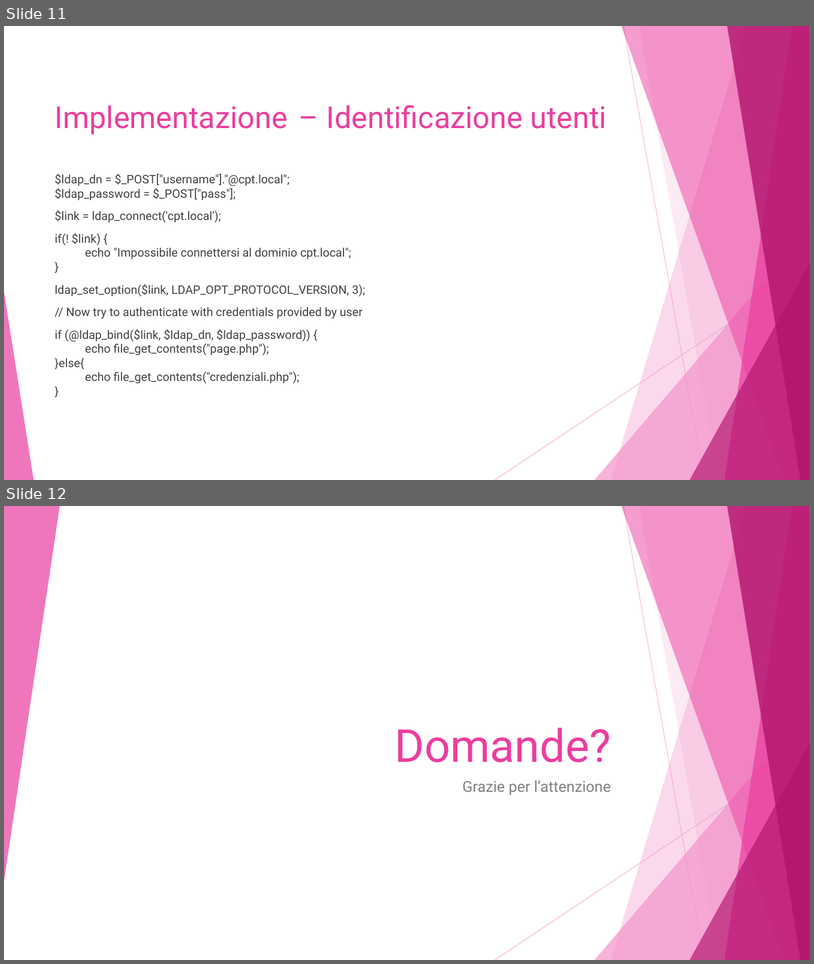
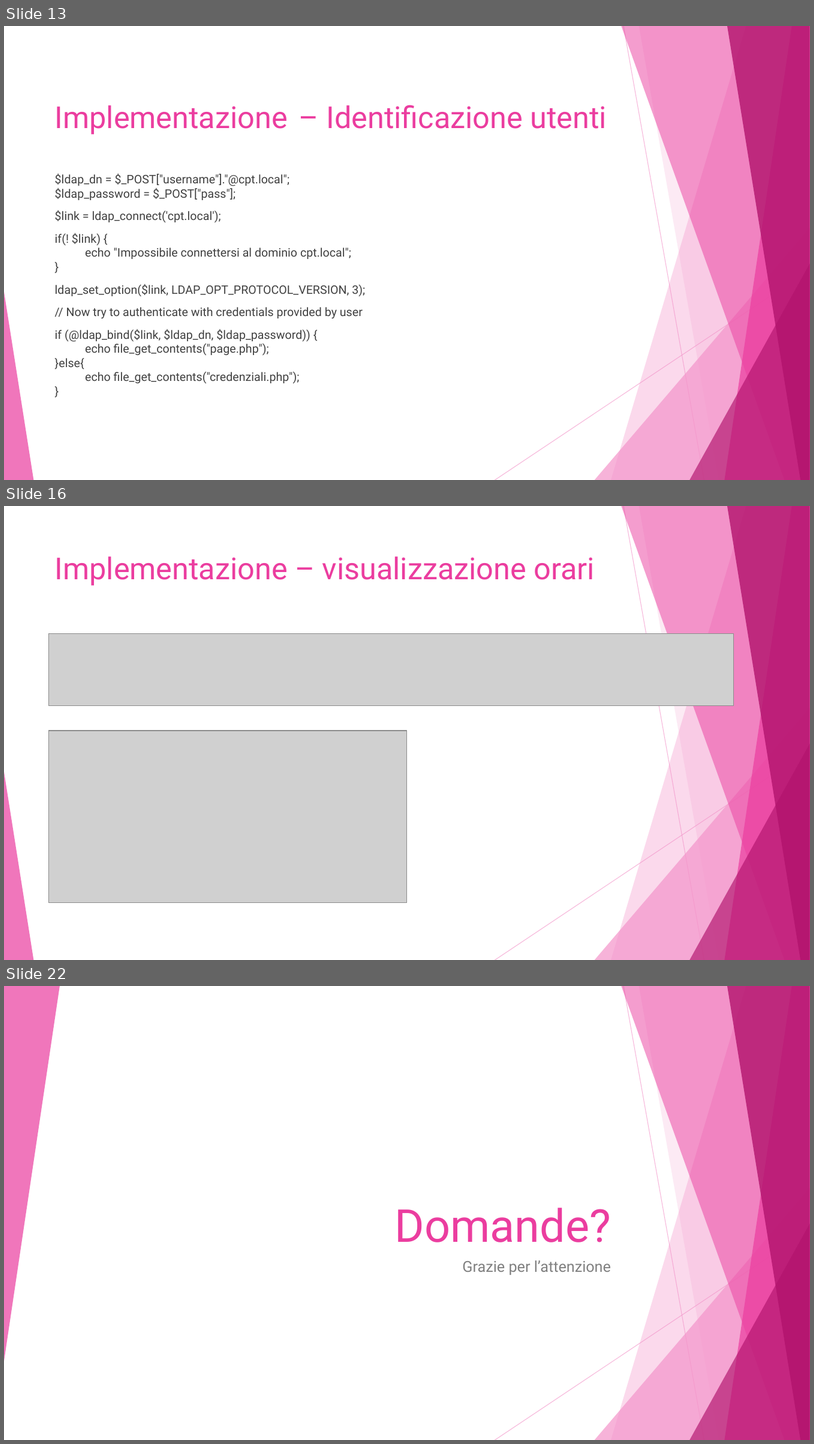
Before and after one commit to alessiax8/Info-Kiosk, a slide deck: Documenti/presentazione_info_kiosk.pptx. Shown one above the other, each under a label of ours: slides 11 and 12 before the commit, slides 13, 16 and 22 after it; the slides between them are not shown. The pictures are 814x964 and 814x1444 pixels, drawn with LibreOffice and Linux fonts; fonts in the diff are those of the drawing; grey boxes stand for pictures. Boxes give left, top, right and bottom in pixels: in the first picture for what was removed or moved away, otherwise in the second. Text is boxed around its words. In the diff, an @@ line names an element or a change of style, - is before the commit and + after.

```diff
--- a/Documenti/presentazione_info_kiosk.pptx
+++ b/Documenti/presentazione_info_kiosk.pptx
@@ slide 16 added at [4, 506, 810, 960], background #FFFFFF; not listed: 10 template elements that a slide beside it also shows @@
@@ title added at [55, 556, 596, 586], 36 pt, text #EB3D9F @@
+Implementazione – visualizzazione orari
@@ picture added at [49, 634, 734, 706] @@
@@ picture added at [49, 730, 408, 902] @@
@@ what was slide 11 is now slide 13 @@
@@ what was slide 12 is now slide 22 @@
```
Also in this commit, not shown: 2 slides changed, 10 other slides added, 1 slide removed.
